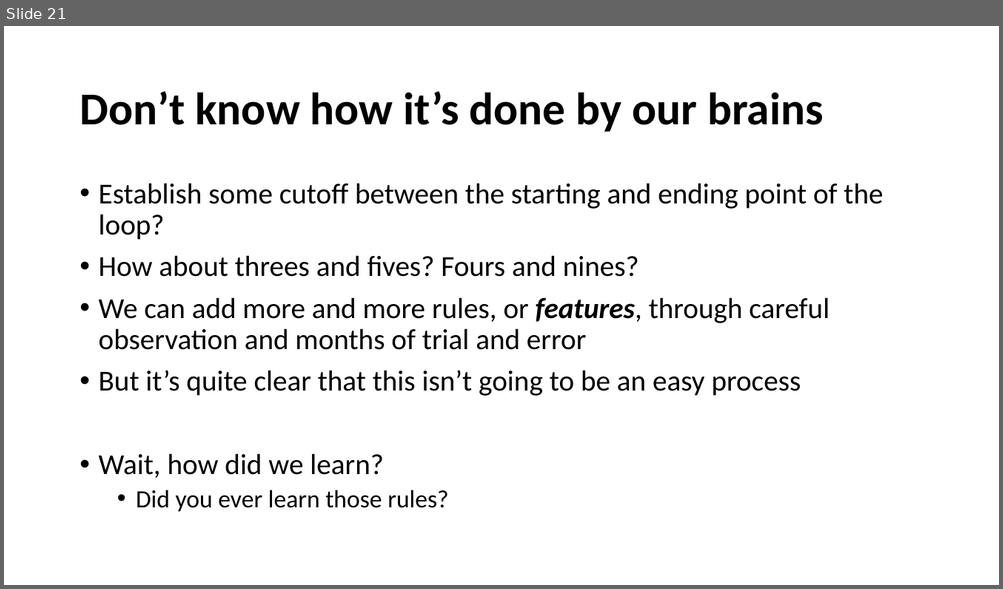
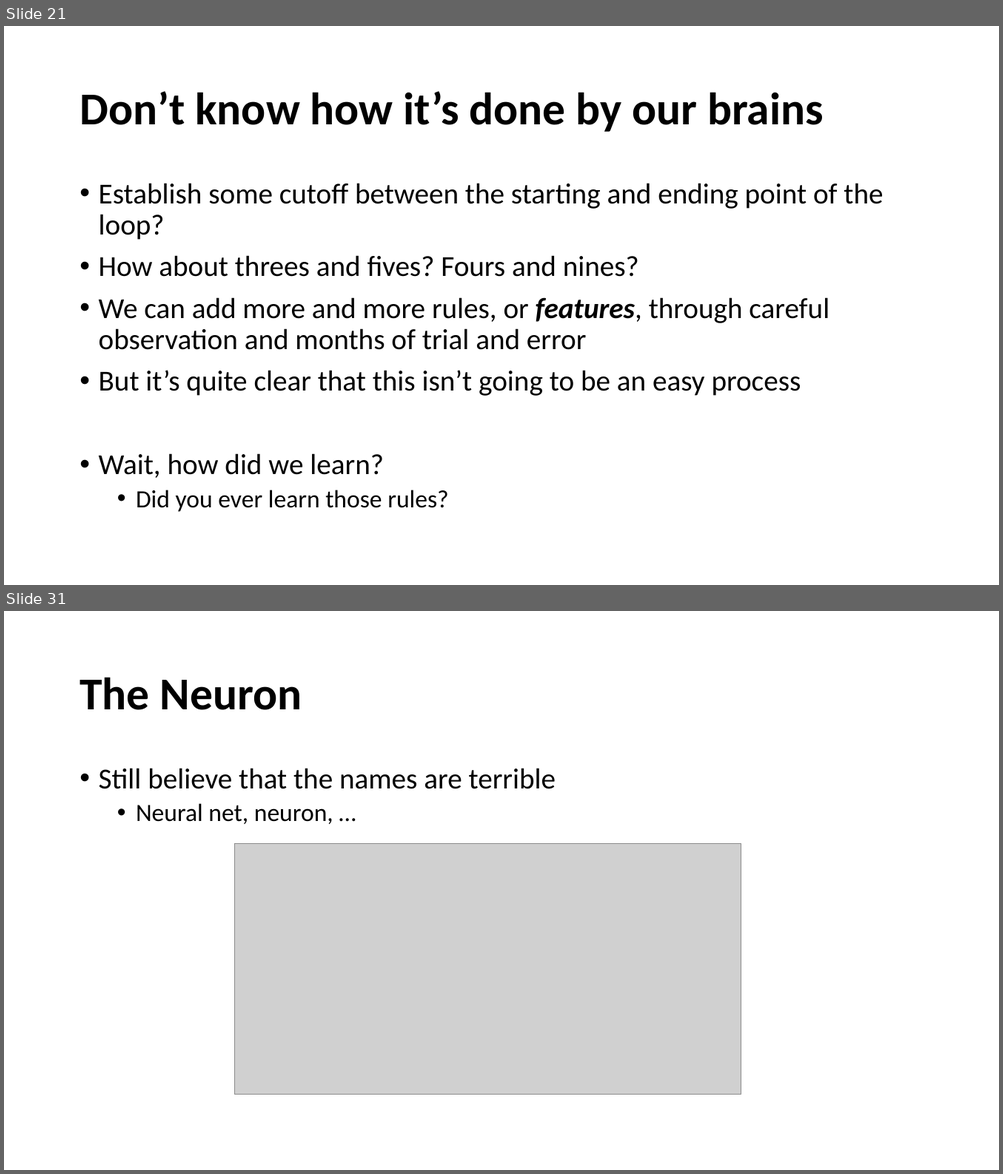
Before and after one commit to YeabinMoonEcon/BUS211, a slide deck: BUS243_NLP/lecture_notes/Lecture5.pptx. Shown one above the other, each under a label of ours: slide 21 before the commit, slides 21 and 31 after it; the slides between them are not shown. The pictures are 1003x589 and 1003x1174 pixels, drawn with LibreOffice and Linux fonts; fonts in the diff are those of the drawing; grey boxes stand for pictures. Boxes give left, top, right and bottom in pixels: in the first picture for what was removed or moved away, otherwise in the second. Text is boxed around its words. In the diff, an @@ line names an element or a change of style, - is before the commit and + after.

```diff
--- a/BUS243_NLP/lecture_notes/Lecture5.pptx
+++ b/BUS243_NLP/lecture_notes/Lecture5.pptx
@@ slide 31 added at (4, 611, 999, 1170), background #FFFFFF @@
@@ title added at (79, 677, 302, 710), 44 pt, text #000000, bold @@
+The Neuron
@@ text added at (99, 768, 555, 824), 28 pt, text #000000 @@
+• Still believe that the names are terrible
+  • Neural net, neuron, …
@@ picture added at (235, 844, 740, 1094) @@
```
Also in this commit, not shown: 1 slide changed, 25 other slides added, 1 other file.
